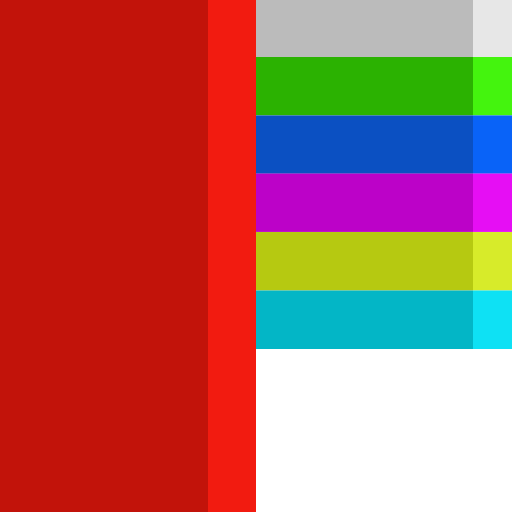
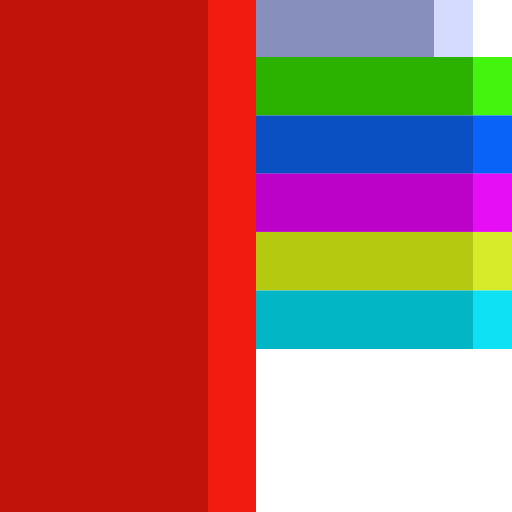
The second 512×512 image is a revision of the first. Changes to its layers:
added layer "Прямоугольник 4 копия 2" above "Прямоугольник 4 копия" over [434, 0, 473, 57]
